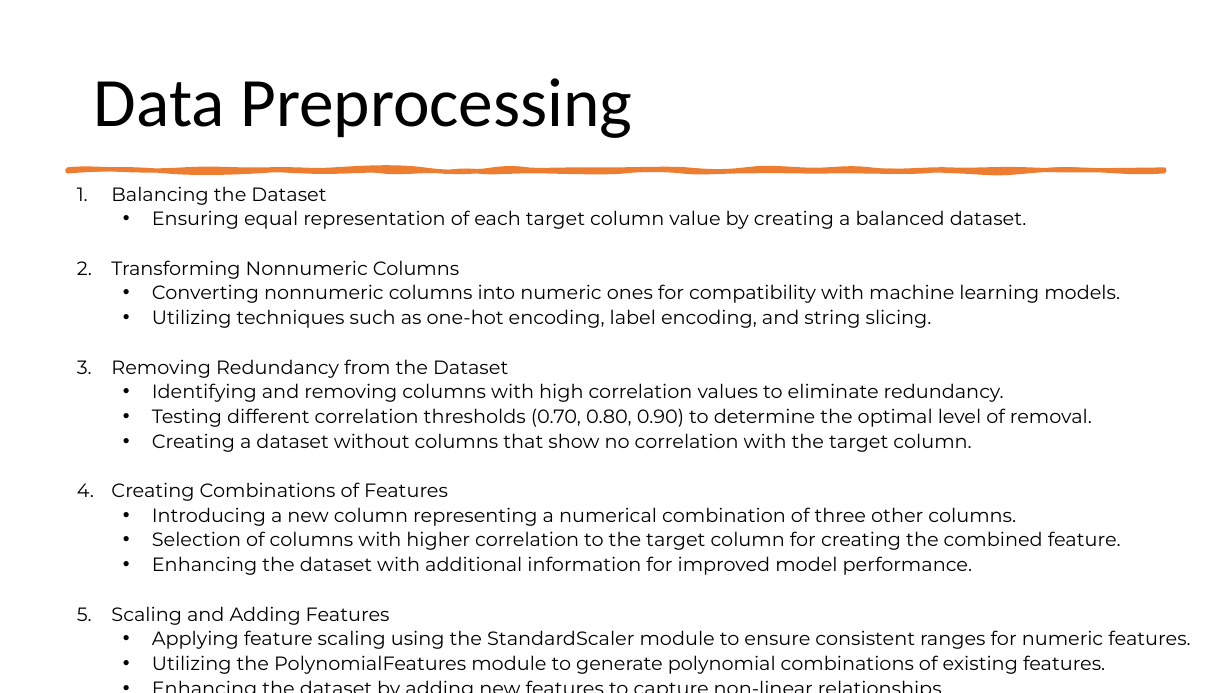
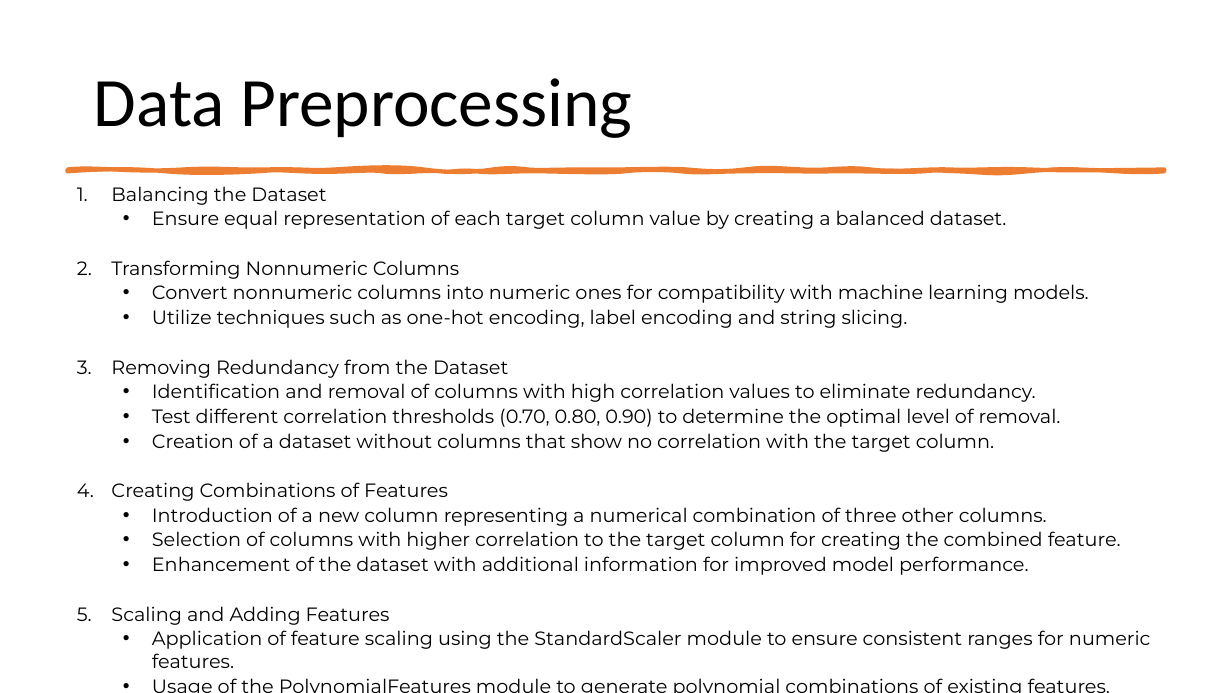
Before and after one commit to afs202005277/HeartDiseasePrediction, a slide deck: slide 6 of Supervised Learning.pptx. Drawn at 1232x693 pixels with LibreOffice and Linux fonts; fonts in the diff are those of the drawing. Boxes give left, top, right and bottom in pixels: in the first picture for what was removed or moved away, otherwise in the second. Text is boxed around its words. In the diff, an @@ line names an element or a change of style, - is before the commit and + after.

```diff
--- a/Supervised Learning.pptx
+++ b/Supervised Learning.pptx
@@ text at (152,210,1007,229): text changed @@
-  • Ensuring equal representation of each target column value by creating a balanced dataset.
+  • Ensure equal representation of each target column value by creating a balanced dataset.
@@ text at (152,284,1089,328): text changed @@
-  • Converting nonnumeric columns into numeric ones for compatibility with machine learning models.
-  • Utilizing techniques such as one-hot encoding, label encoding, and string slicing.
+  • Convert nonnumeric columns into numeric ones for compatibility with machine learning models.
+  • Utilize techniques such as one-hot encoding, label encoding and string slicing.
@@ text at (152,383,1061,452): text changed @@
-  • Identifying and removing columns with high correlation values to eliminate redundancy.
-  • Testing different correlation thresholds (0.70, 0.80, 0.90) to determine the optimal level of removal.
-  • Creating a dataset without columns that show no correlation with the target column.
+  • Identification and removal of columns with high correlation values to eliminate redundancy.
+  • Test different correlation thresholds (0.70, 0.80, 0.90) to determine the optimal level of removal.
+  • Creation of a dataset without columns that show no correlation with the target column.
@@ text at (152,507,1047,526): text changed @@
-  • Introducing a new column representing a numerical combination of three other columns.
+  • Introduction of a new column representing a numerical combination of three other columns.
@@ text at (152,556,1028,575): text changed @@
-  • Enhancing the dataset with additional information for improved model performance.
+  • Enhancement of the dataset with additional information for improved model performance.
@@ text at (152,630,1151,668): text changed @@
-  • Applying feature scaling using the StandardScaler module to ensure consistent ranges for numeric features.
-  • Utilizing the PolynomialFeatures module to generate polynomial combinations of existing features.
-  • Enhancing the dataset by adding new features to capture non-linear relationships.
+  • Application of feature scaling using the StandardScaler module to ensure consistent ranges for numeric features.
+  • Usage of the PolynomialFeatures module to generate polynomial combinations of existing features.
+  • Enhancement of the dataset by adding new features to capture non-linear relationships.
```
Also in this commit, not shown: 1 other file.
